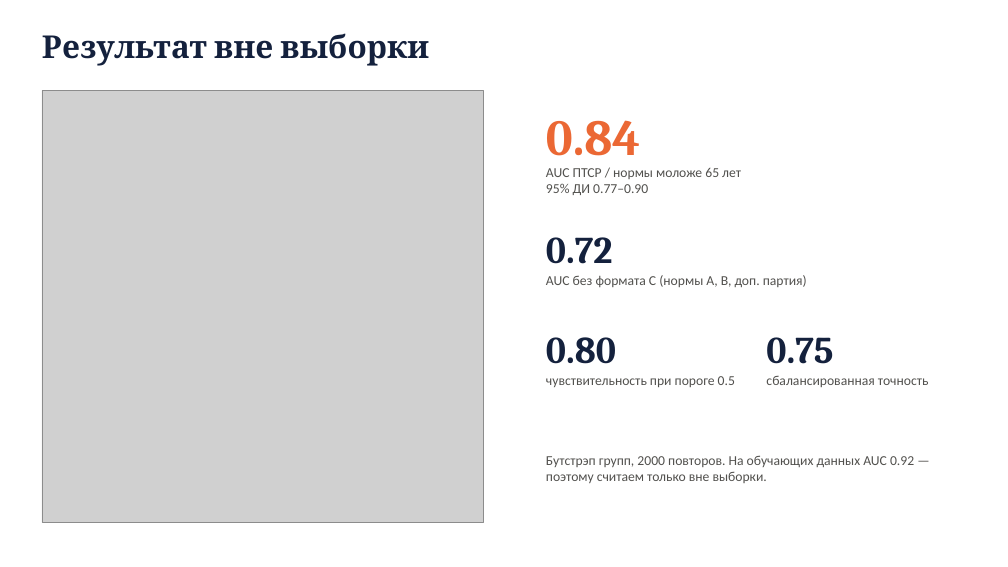
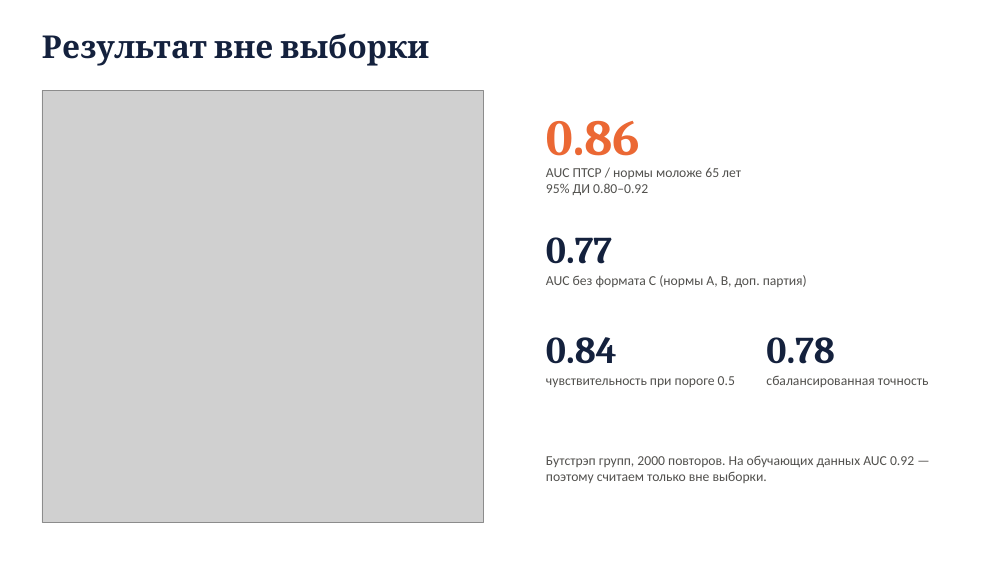
Before and after one commit to igor688-hub/neurodiagnosis-eeg, a slide deck: slide 5 of report/presentation.pptx. Drawn at 1008x567 pixels with LibreOffice and Linux fonts; fonts in the diff are those of the drawing; grey boxes stand for pictures. Boxes give left, top, right and bottom in pixels: in the first picture for what was removed or moved away, otherwise in the second. Text is boxed around its words. In the diff, an @@ line names an element or a change of style, - is before the commit and + after.

```diff
--- a/report/presentation.pptx
+++ b/report/presentation.pptx
@@ text at <box>546,121,640,156</box>: text changed @@
-0.84
+0.86
@@ text at <box>546,183,648,195</box>: text changed @@
-95% ДИ 0.77–0.90
+95% ДИ 0.80–0.92
@@ text at <box>546,237,612,264</box>: text changed @@
-0.72
+0.77
@@ text at <box>546,337,617,364</box>: text changed @@
-0.80
+0.84
@@ text at <box>766,337,834,364</box>: text changed @@
-0.75
+0.78
```
Also in this commit, not shown: 3 other slides changed, 2 other files.
